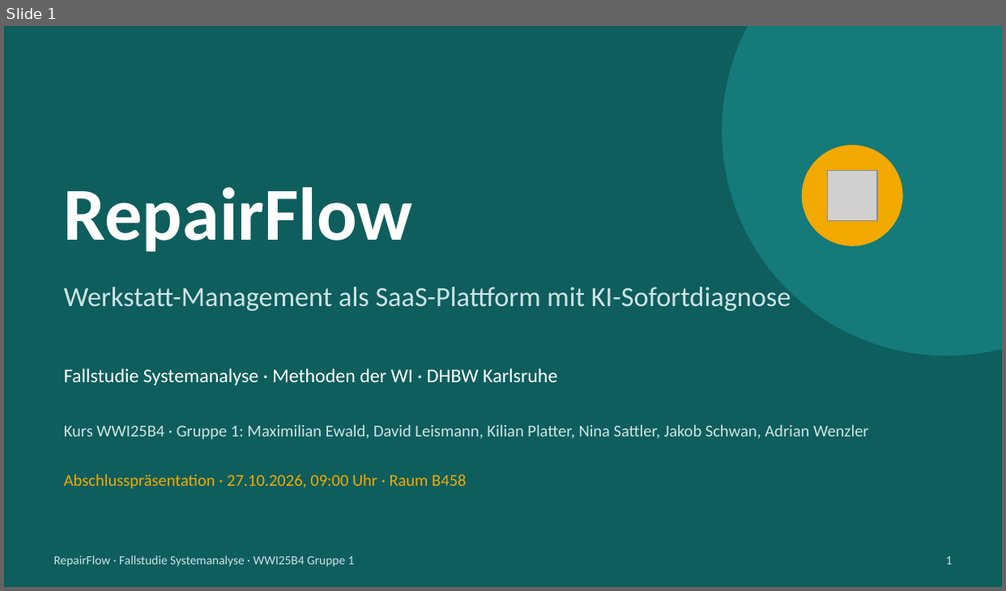
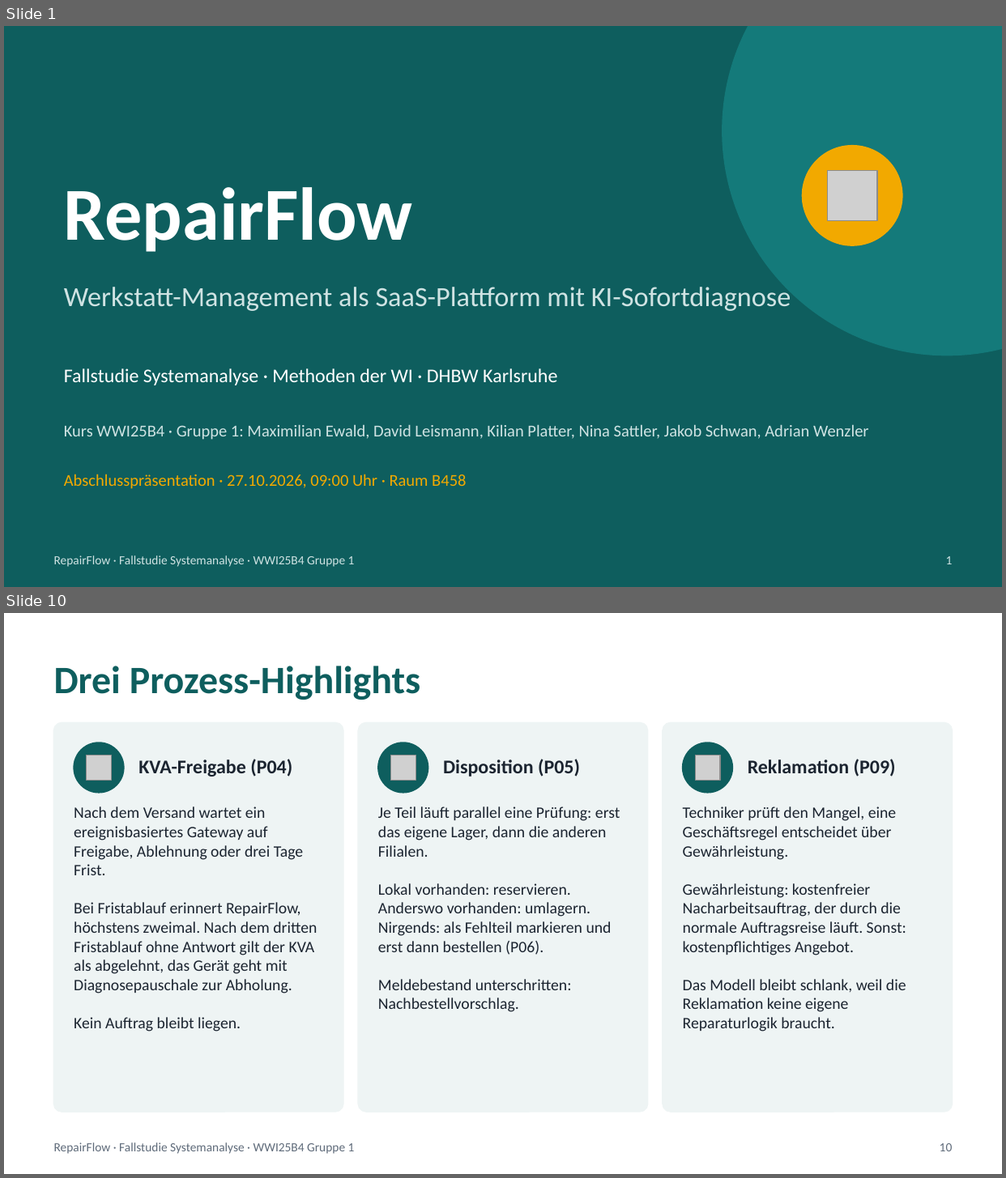
Before and after one commit to jakobschwan123-cmd/casestudy-semester-3, a slide deck: 4_praesentation/Abschlusspraesentation.pptx. Shown one above the other, each under a label of ours: slide 1 before the commit, slides 1 and 10 after it; the slides between them are not shown. The pictures are 1006x591 and 1006x1178 pixels, drawn with LibreOffice and Linux fonts; fonts in the diff are those of the drawing; grey boxes stand for pictures. Boxes give left, top, right and bottom in pixels: in the first picture for what was removed or moved away, otherwise in the second. Text is boxed around its words. In the diff, an @@ line names an element or a change of style, - is before the commit and + after.

```diff
--- a/4_praesentation/Abschlusspraesentation.pptx
+++ b/4_praesentation/Abschlusspraesentation.pptx
@@ slide 10 added at (x1=4, y1=613, x2=1002, y2=1174), background #FFFFFF @@
@@ text added at (x1=54, y1=666, x2=420, y2=700), 28 pt, text #0E5E5E, bold @@
+Drei Prozess-Highlights
@@ rounded rectangle added at (x1=54, y1=723, x2=343, y2=1112), fill #EEF4F4, outline #EEF4F4 1 pt @@
@@ rounded rectangle added at (x1=358, y1=723, x2=648, y2=1112), fill #EEF4F4, outline #EEF4F4 1 pt @@
@@ rounded rectangle added at (x1=663, y1=723, x2=952, y2=1112), fill #EEF4F4, outline #EEF4F4 1 pt @@
@@ ellipse added at (x1=74, y1=743, x2=124, y2=793), fill #0E5E5E, outline #0E5E5E 1 pt @@
@@ picture added at (x1=86, y1=756, x2=111, y2=781) @@
@@ ellipse added at (x1=378, y1=743, x2=428, y2=793), fill #0E5E5E, outline #0E5E5E 1 pt @@
@@ picture added at (x1=391, y1=756, x2=416, y2=781) @@
@@ ellipse added at (x1=683, y1=743, x2=732, y2=793), fill #0E5E5E, outline #0E5E5E 1 pt @@
@@ picture added at (x1=695, y1=756, x2=719, y2=781) @@
@@ text added at (x1=138, y1=759, x2=292, y2=777), 14 pt, text #1B2430, bold @@
+KVA-Freigabe (P04)
@@ text added at (x1=443, y1=759, x2=580, y2=777), 14 pt, text #1B2430, bold @@
+Disposition (P05)
@@ text added at (x1=748, y1=759, x2=896, y2=777), 14 pt, text #1B2430, bold @@
+Reklamation (P09)
@@ text added at (x1=74, y1=807, x2=317, y2=1032), 11.5 pt, text #1B2430 @@
+Nach dem Versand wartet ein ereignisbasiertes Gateway auf Freigabe, Ablehnung oder drei Tage Frist.
+Bei Fristablauf erinnert RepairFlow, höchstens zweimal. Nach dem dritten Fristablauf ohne Antwort gilt der KVA als abgelehnt, das Gerät geht mit Diagnosepauschale zur Abholung.
+Kein Auftrag bleibt liegen.
@@ text added at (x1=378, y1=807, x2=620, y2=1012), 11.5 pt, text #1B2430 @@
+Je Teil läuft parallel eine Prüfung: erst das eigene Lager, dann die anderen Filialen.
+Lokal vorhanden: reservieren. Anderswo vorhanden: umlagern. Nirgends: als Fehlteil markieren und erst dann bestellen (P06).
+Meldebestand unterschritten: Nachbestellvorschlag.
@@ text added at (x1=683, y1=807, x2=906, y2=1032), 11.5 pt, text #1B2430 @@
+Techniker prüft den Mangel, eine Geschäftsregel entscheidet über Gewährleistung.
+Gewährleistung: kostenfreier Nacharbeitsauftrag, der durch die normale Auftragsreise läuft. Sonst: kostenpflichtiges Angebot.
+Das Modell bleibt schlank, weil die Reklamation keine eigene Reparaturlogik braucht.
@@ text added at (x1=54, y1=1143, x2=355, y2=1154), 9 pt, text #5F6B7A @@
+RepairFlow · Fallstudie Systemanalyse · WWI25B4 Gruppe 1
@@ text added at (x1=940, y1=1144, x2=953, y2=1152), 9 pt, text #5F6B7A @@
+10
```
Also in this commit, not shown: 9 slides changed, 7 other slides added, 10 slides removed, 13 other files.
